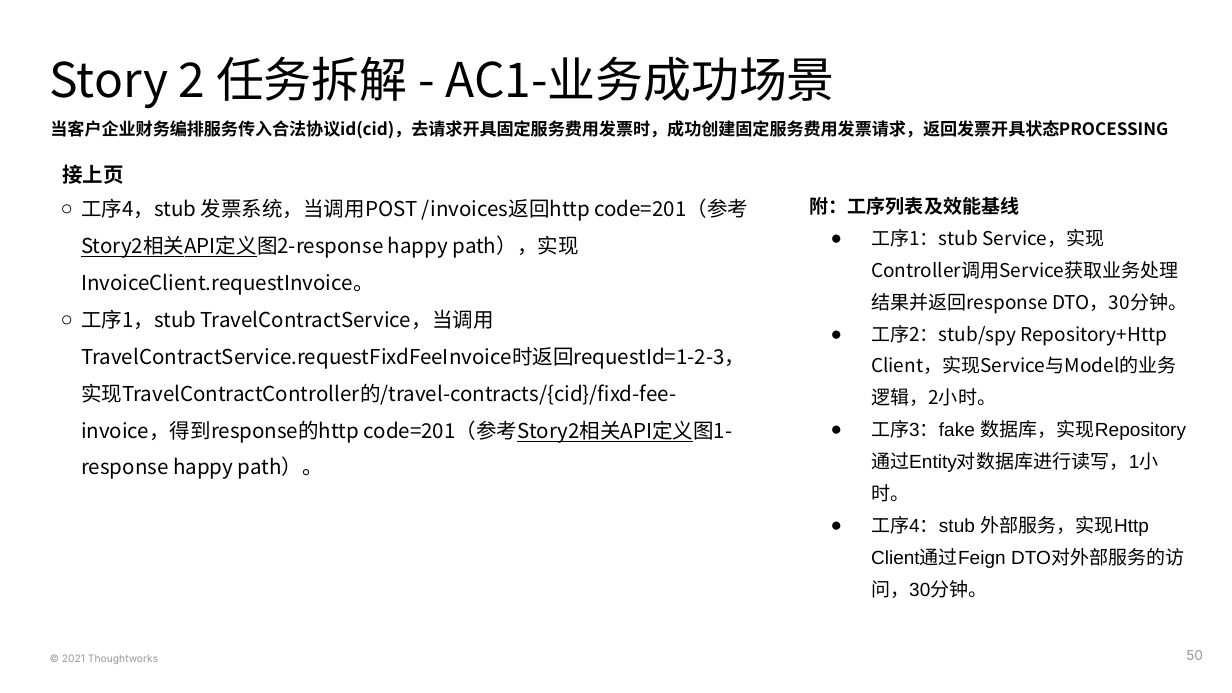
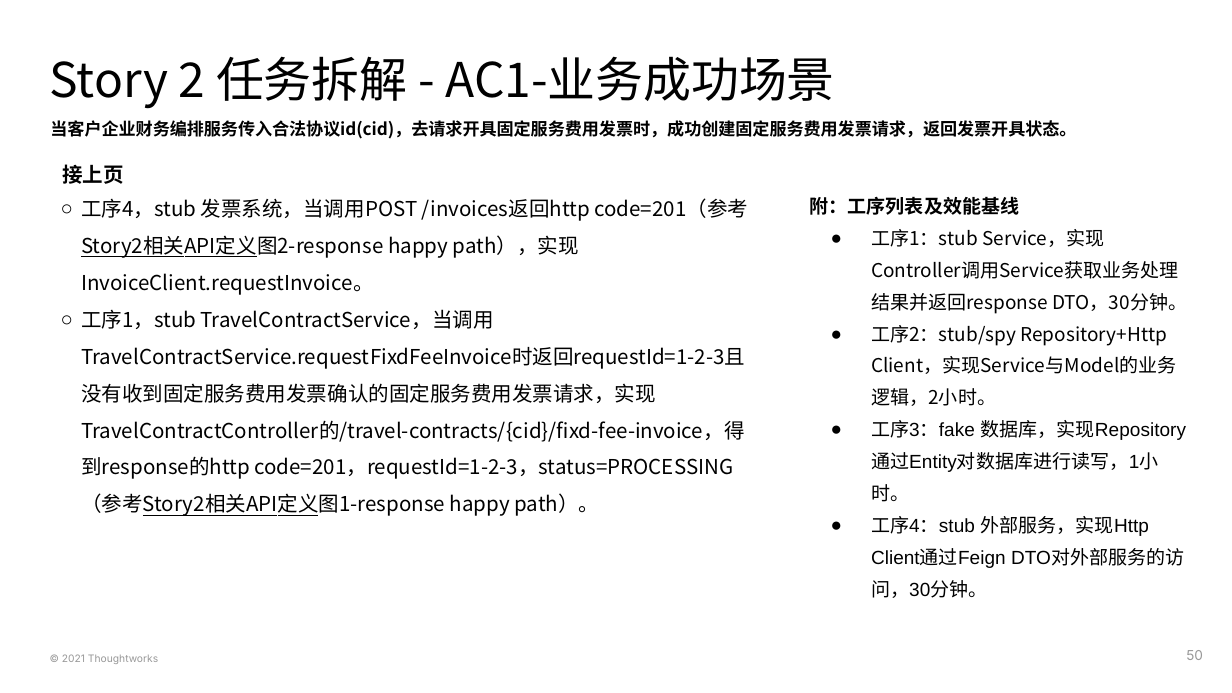
Before and after one commit to deesyx/heima, a slide deck: slide 50 of doc/PS4 黑马考核-项目On-boarding模板-胡炫光.pptx. Drawn at 1232x693 pixels with LibreOffice and Linux fonts; fonts in the diff are those of the drawing. Boxes give left, top, right and bottom in pixels: in the first picture for what was removed or moved away, otherwise in the second. Text is boxed around its words. In the diff, an @@ line names an element or a change of style, - is before the commit and + after.

```diff
--- a/doc/PS4 黑马考核-项目On-boarding模板-胡炫光.pptx
+++ b/doc/PS4 黑马考核-项目On-boarding模板-胡炫光.pptx
@@ subtitle at box(50, 120, 1076, 139): text changed @@
-当客户企业财务编排服务传入合法协议id(cid)，去请求开具固定服务费用发票时，成功创建固定服务费用发票请求，返回发票开具状态PROCESSING
+当客户企业财务编排服务传入合法协议id(cid)，去请求开具固定服务费用发票时，成功创建固定服务费用发票请求，返回发票开具状态。
@@ text at box(81, 309, 745, 516): text changed @@
-  ○ 工序1，stub TravelContractService，当调用TravelContractService.requestFixdFeeInvoice时返回requestId=1-2-3，实现TravelContractController的/travel-contracts/{cid}/fixd-fee-invoice，得到response的http code=201（参考Story2相关API定义图1-response happy path）。
+  ○ 工序1，stub TravelContractService，当调用TravelContractService.requestFixdFeeInvoice时返回requestId=1-2-3且没有收到固定服务费用发票确认的固定服务费用发票请求，实现TravelContractController的/travel-contracts/{cid}/fixd-fee-invoice，得到response的http code=201，requestId=1-2-3，status=PROCESSING（参考Story2相关API定义图1-response happy path）。
```
Also in this commit, not shown: 3 other slides changed, 4 slides added, 2 slides removed, 2 other files.
